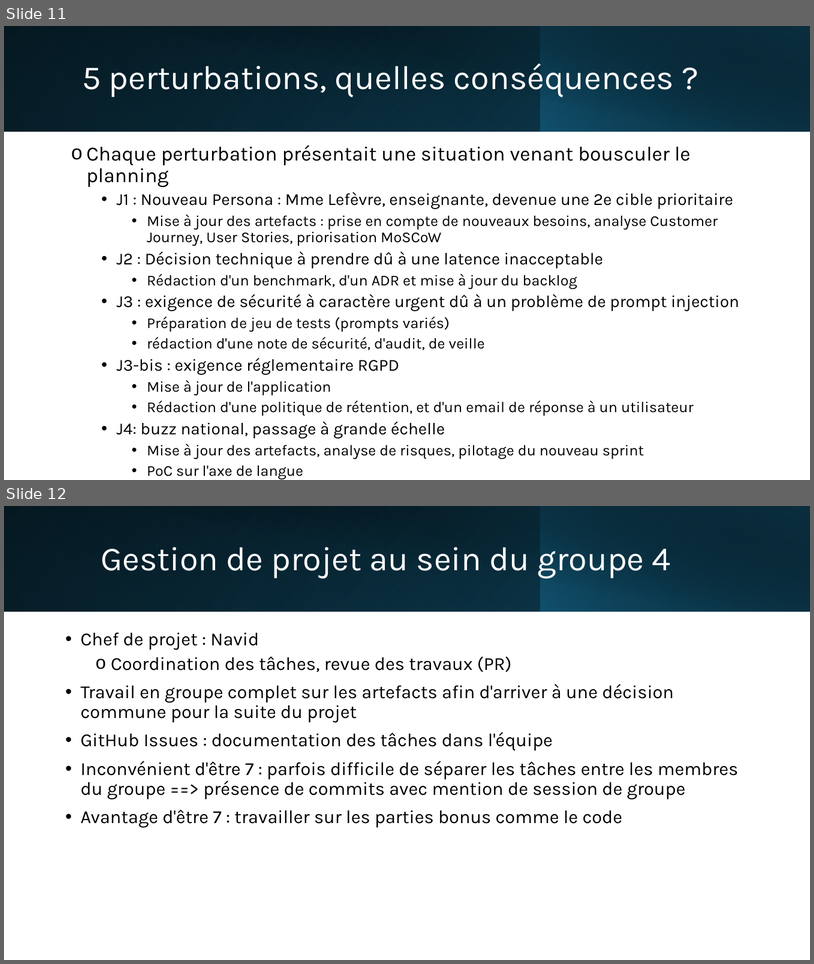
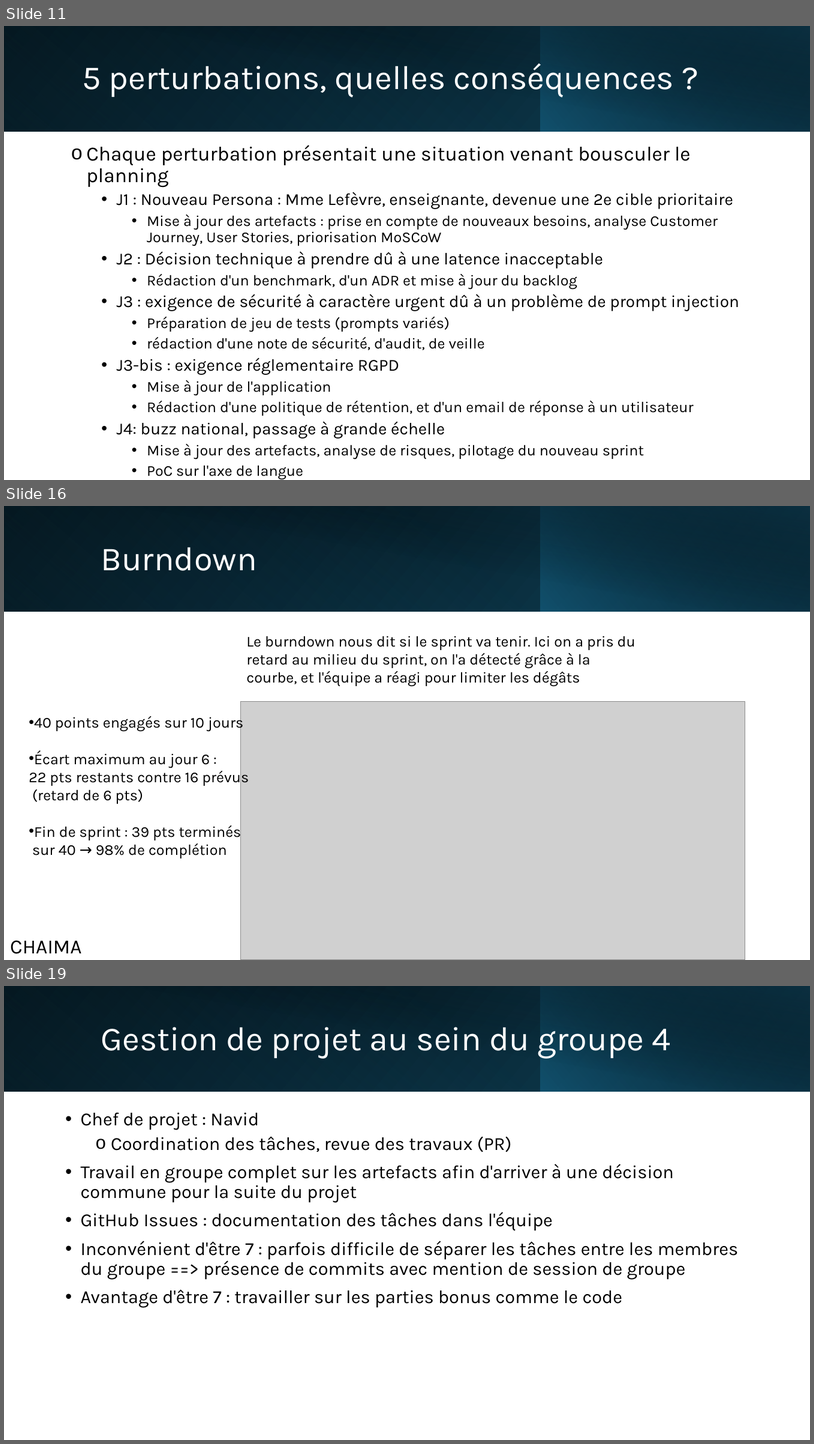
Before and after one commit to EQUIPE-4-APOCALIPSSI/IPSSI_APOCAL_KIT, a slide deck: docs/soutenance/Soutenance_EQUIPE-4_APOCALIPSSI.pptx. Shown one above the other, each under a label of ours: slides 11 and 12 before the commit, slides 11, 16 and 19 after it; the slides between them are not shown. The pictures are 814x964 and 814x1444 pixels, drawn with LibreOffice and Linux fonts; fonts in the diff are those of the drawing; grey boxes stand for pictures. Boxes give left, top, right and bottom in pixels: in the first picture for what was removed or moved away, otherwise in the second. Text is boxed around its words. In the diff, an @@ line names an element or a change of style, - is before the commit and + after.

```diff
--- a/docs/soutenance/Soutenance_EQUIPE-4_APOCALIPSSI.pptx
+++ b/docs/soutenance/Soutenance_EQUIPE-4_APOCALIPSSI.pptx
@@ slide 16 added at box(4, 506, 810, 960), background #FFFFFF @@
@@ rectangle added at box(4, 506, 810, 611), fill gradient #000000 to #104862 @@
@@ rectangle added at box(4, 506, 541, 611), fill gradient #156082 to #0B3041 @@
@@ rectangle added at box(34, 506, 810, 612), fill gradient #000000 to #0B3041 @@
@@ rectangle added at box(540, 506, 810, 611), fill gradient #156082 to #000000 @@
@@ title added at box(101, 547, 257, 571), 40 pt, text #FFFFFF @@
+Burndown
@@ text added at box(246, 636, 636, 687), 18 pt, text #000000 @@
+Le burndown nous dit si le sprint va tenir. Ici on a pris du retard au milieu du sprint, on l'a détecté grâce à la courbe, et l'équipe a réagi pour limiter les dégâts
@@ picture added at box(240, 702, 746, 960) @@
@@ text added at box(29, 714, 249, 858), 18 pt, text #000000 @@
+• 40 points engagés sur 10 jours
+• Écart maximum au jour 6 :
+  22 pts restants contre 16 prévus
+  (retard de 6 pts)
+• Fin de sprint : 39 pts terminés
+  sur 40 → 98% de complétion
@@ text added at box(10, 940, 82, 954), 24 pt, text #000000 @@
+CHAIMA
@@ what was slide 12 is now slide 19 @@
```
Also in this commit, not shown: 4 slides changed, 7 other slides added.
